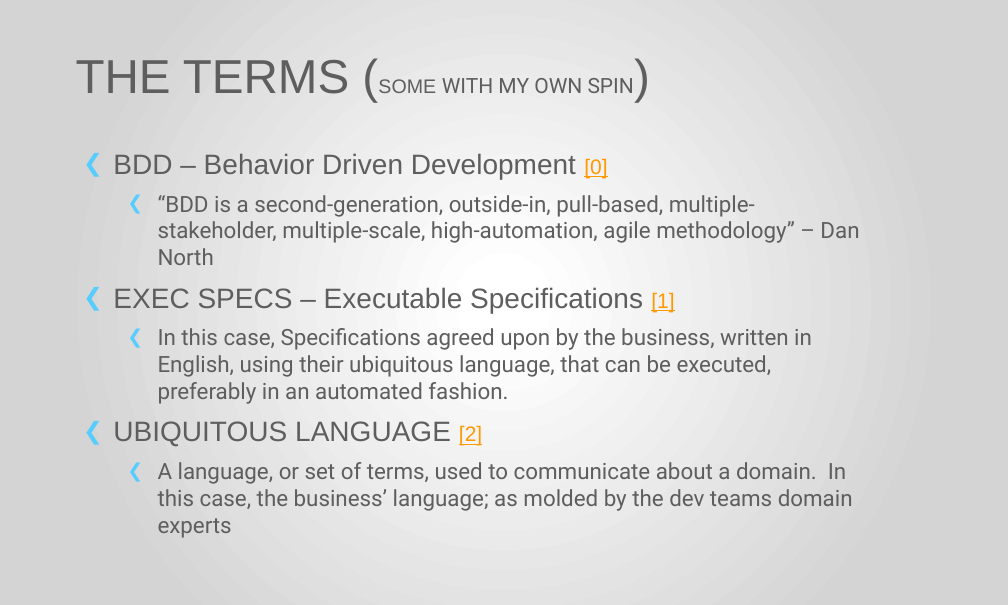
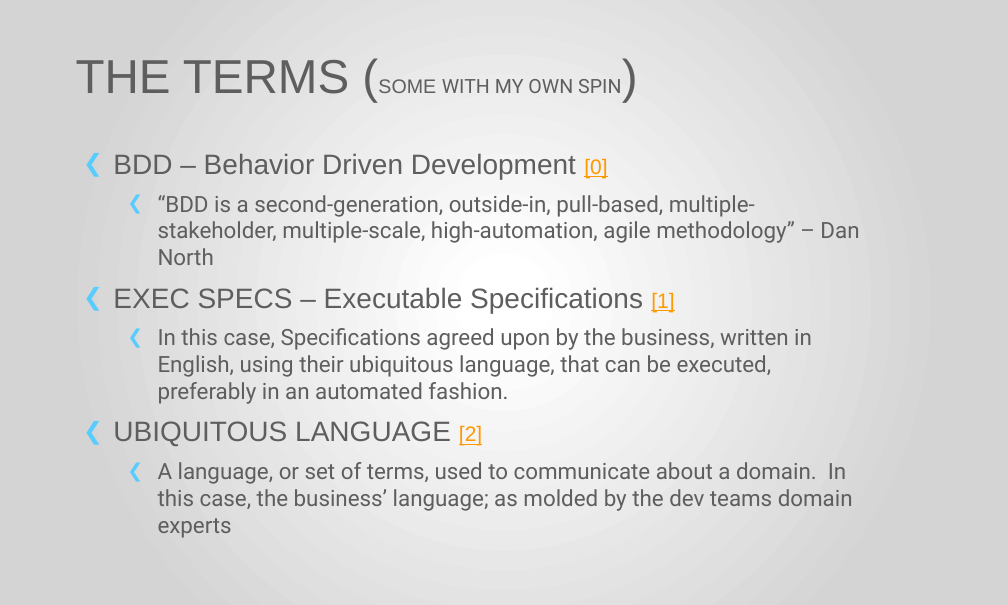
Before and after one commit to thinrichs/ExecutableSpecifications, a slide deck: slide 2 of BCC2015_BDD-ES.pptx. Drawn at 1008x605 pixels with LibreOffice and Linux fonts; fonts in the diff are those of the drawing; background and template pictures are left out. Boxes give left, top, right and bottom in pixels: in the first picture for what was removed or moved away, otherwise in the second. Text is boxed around its words. In the diff, an @@ line names an element or a change of style, - is before the commit and + after.

```diff
--- a/BCC2015_BDD-ES.pptx
+++ b/BCC2015_BDD-ES.pptx
@@ title "THE TERMS (SOME WITH MY ..." at <box>76,60,621,94</box>: size 15 to 14 pt in "WITH MY OWN SPIN)" @@
```
Also in this commit, not shown: 3 other slides changed, 2 slides added, 1 slide removed, 8 other files.
